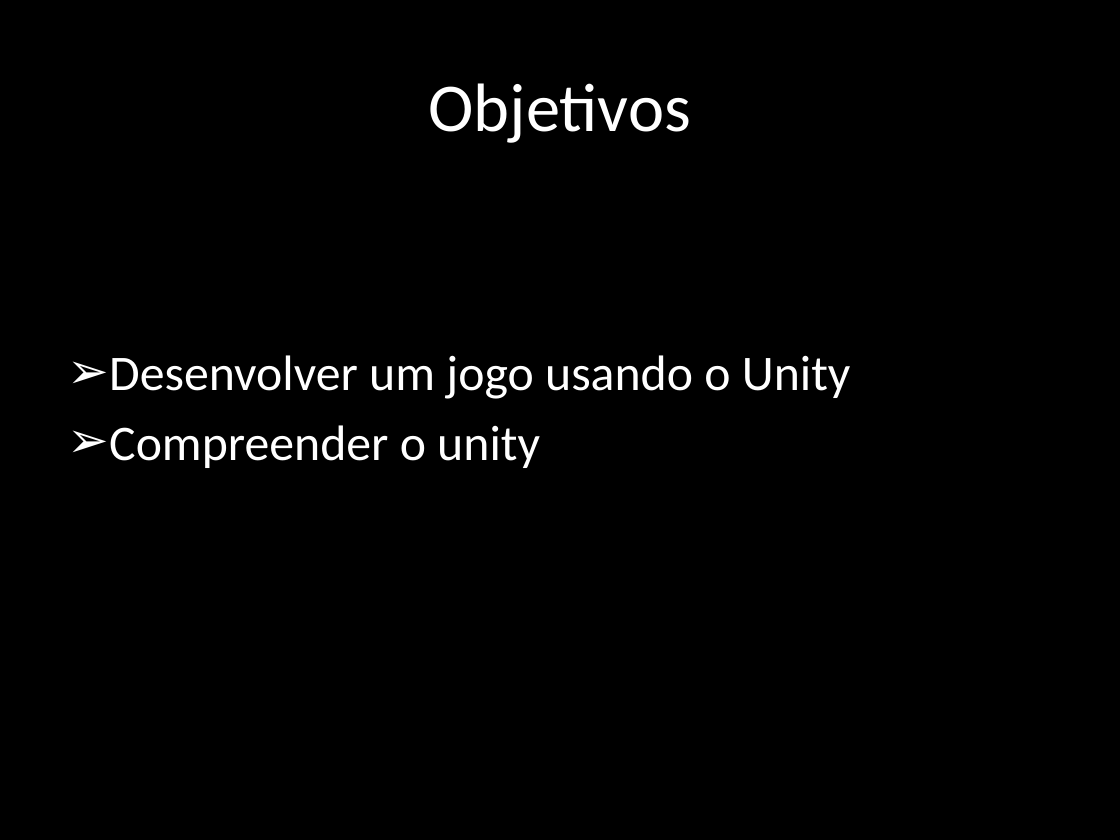
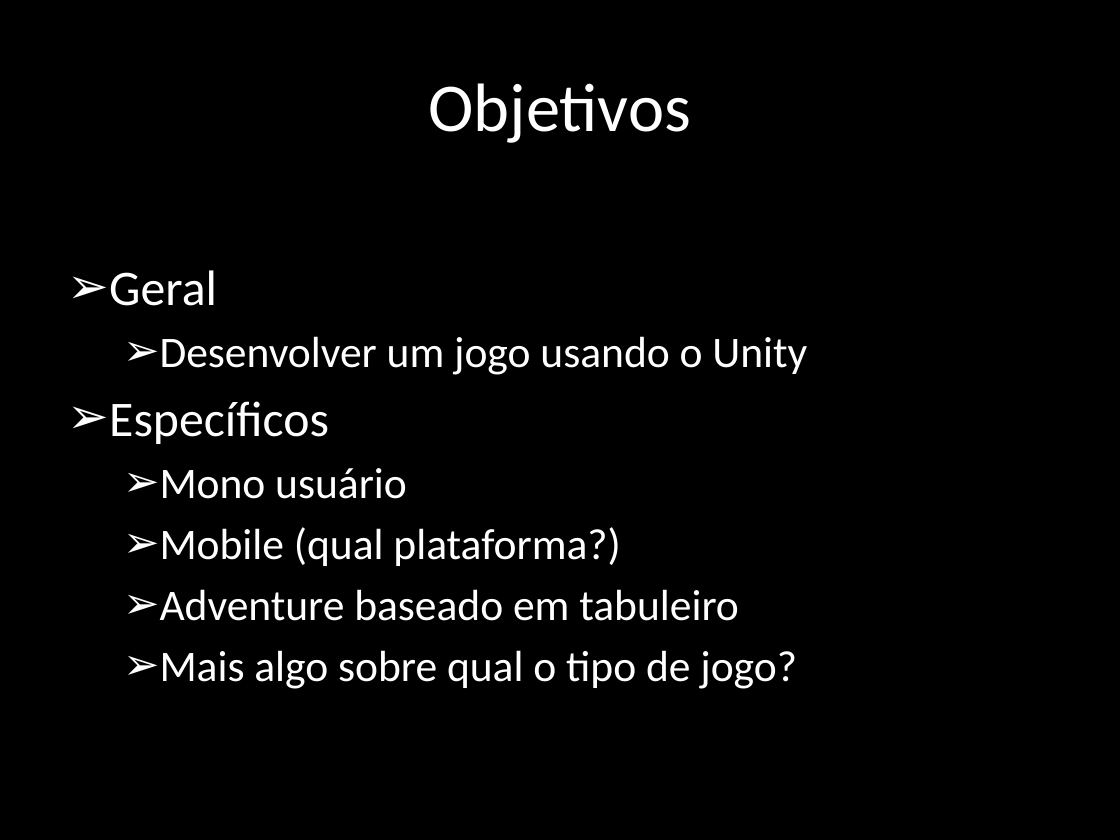
Before and after one commit to rafaelmoura0402/rafaelTCC, a slide deck: slide 6 of pre-projeto/apresentacao.pptx (slide 4 before the commit). Drawn at 1120x840 pixels with LibreOffice and Linux fonts; fonts in the diff are those of the drawing. Boxes give left, top, right and bottom in pixels: in the first picture for what was removed or moved away, otherwise in the second. Text is boxed around its words. In the diff, an @@ line names an element or a change of style, - is before the commit and + after.

```diff
--- a/pre-projeto/apresentacao.pptx
+++ b/pre-projeto/apresentacao.pptx
@@ text "Geral" at (109, 270, 807, 689): vertical alignment top to middle @@
@@ text at (109, 270, 217, 306): paragraph added @@
+➢ Geral
@@ text at (160, 336, 807, 375): size 32 to 28 pt in "Desenvolver um jogo usando o Unity"; list level 1 to 2 in "Desenvolver um jogo usando o ..." @@
@@ text at (109, 401, 797, 689): text changed; size 32 to 28 pt @@
-➢ Compreender o unity
+➢ Específicos
+  ➢ Mono usuário
+  ➢ Mobile (qual plataforma?)
+  ➢ Adventure baseado em tabuleiro
+  ➢ Mais algo sobre qual o tipo de jogo?
```
Also in this commit, not shown: 6 other slides changed, 6 slides added, 5 slides removed.
